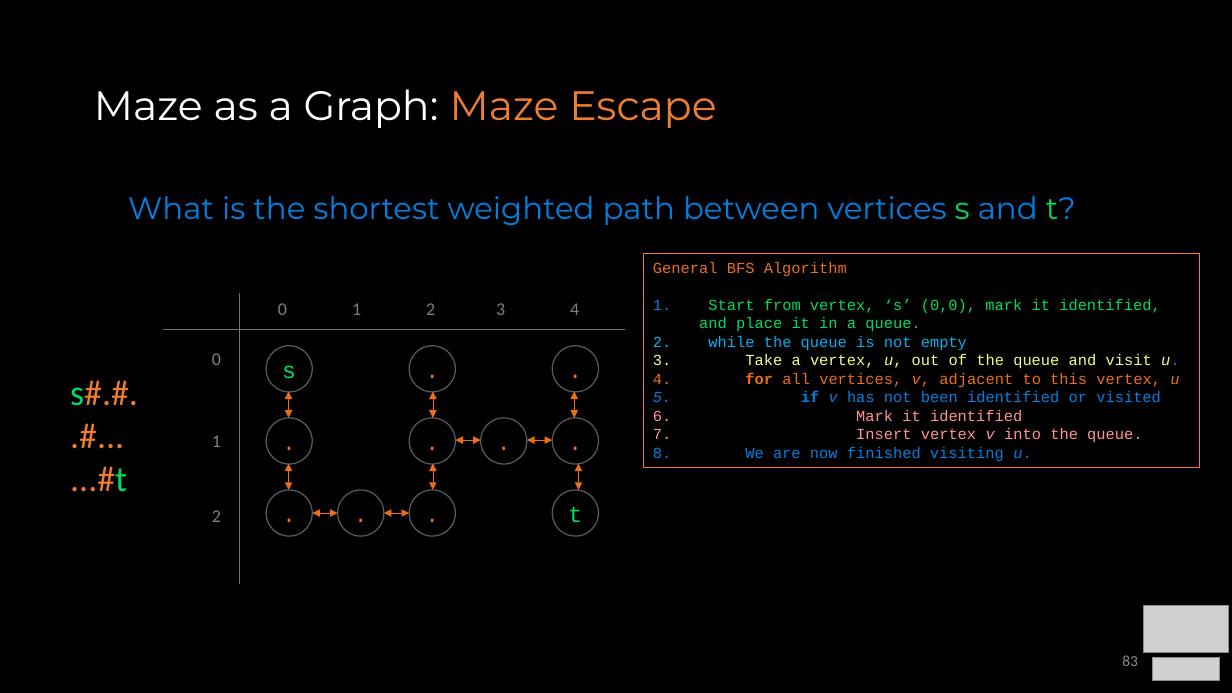
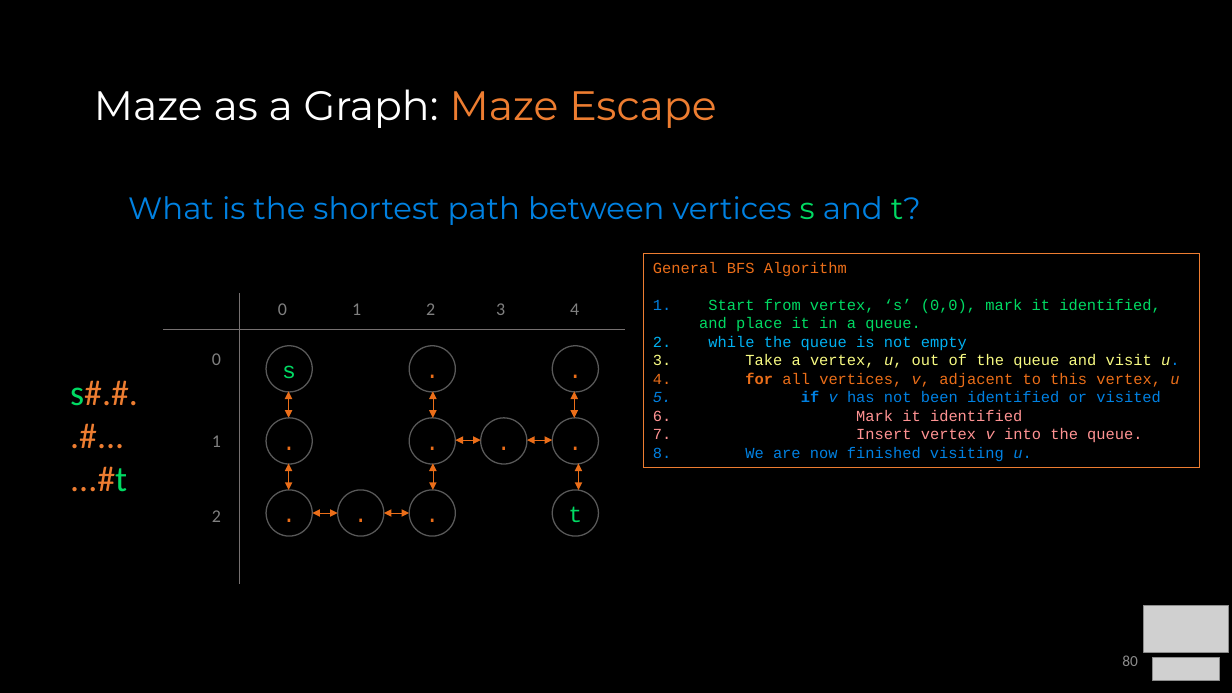
Before and after one commit to COP3530/Instructional-Content, a slide deck: slide 80 of Slides/Slides-PPT/8a - Graph Terminology and Implementation.pptx (slide 83 before the commit). Drawn at 1232x693 pixels with LibreOffice and Linux fonts; fonts in the diff are those of the drawing; grey boxes stand for pictures. Boxes give left, top, right and bottom in pixels: in the first picture for what was removed or moved away, otherwise in the second. Text is boxed around its words. In the diff, an @@ line names an element or a change of style, - is before the commit and + after.

Commit message:
graph as maze updated

```diff
--- a/Slides/Slides-PPT/8a - Graph Terminology and Implementation.pptx
+++ b/Slides/Slides-PPT/8a - Graph Terminology and Implementation.pptx
@@ text at (x1=128, y1=196, x2=921, y2=225): text changed @@
-What is the shortest weighted path between vertices s and t?
+What is the shortest path between vertices s and t?
@@ page number at (x1=1122, y1=655, x2=1138, y2=666): text changed @@
-83
+80
```
Also in this commit, not shown: 8 other slides changed, 1 other file.
